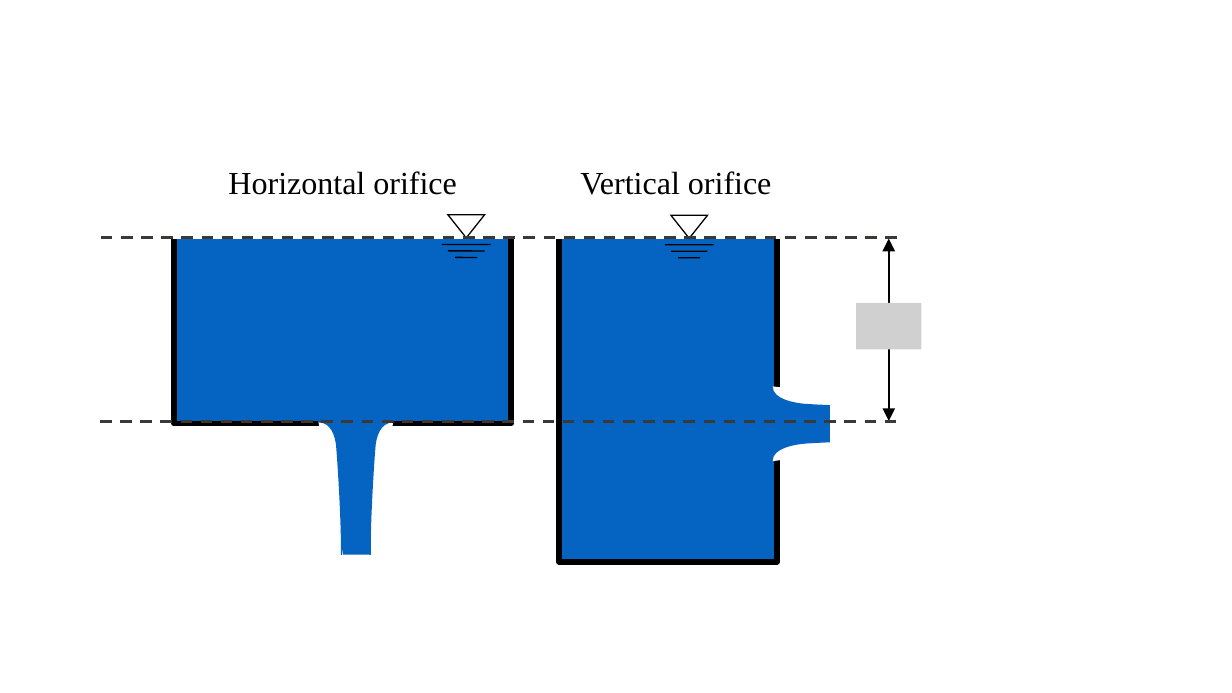
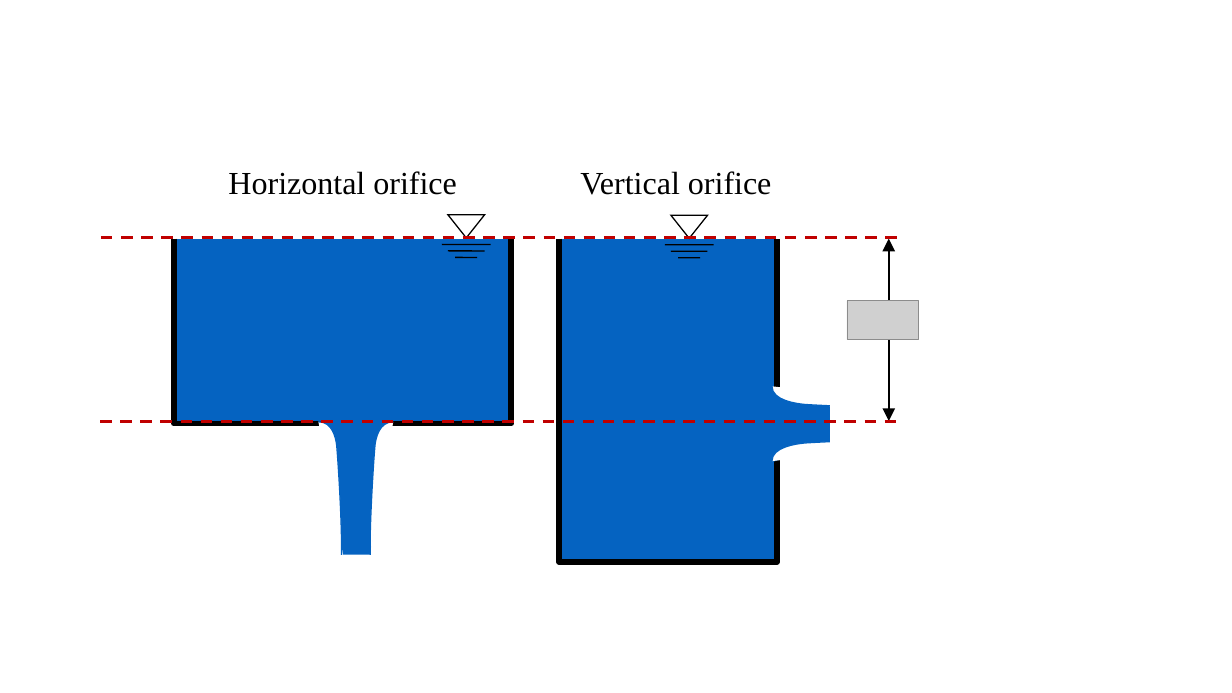
Before and after one commit to CEE-4540/python-tutorial-juandirection, a slide deck: slide 3 of AguaClara Water Treatment Plant Design/Summary Sheets/Diagrams.pptx. Drawn at 1232x693 pixels with LibreOffice and Linux fonts; fonts in the diff are those of the drawing; grey boxes stand for pictures. Boxes give left, top, right and bottom in pixels: in the first picture for what was removed or moved away, otherwise in the second. Text is boxed around its words. In the diff, an @@ line names an element or a change of style, - is before the commit and + after.

```diff
--- a/AguaClara Water Treatment Plant Design/Summary Sheets/Diagrams.pptx
+++ b/AguaClara Water Treatment Plant Design/Summary Sheets/Diagrams.pptx
@@ line (101, 238) - (905, 238): stroke #3B3838 2.25 pt dashed to #C00000 2.25 pt dashed @@
@@ picture: place and size @@
-picture at [857, 303, 922, 349]
+picture at [848, 301, 919, 340]
@@ line (100, 421) - (904, 421): stroke #3B3838 2.25 pt dashed to #C00000 2.25 pt dashed @@
```
Also in this commit, not shown: 4 other slides changed, 1 slide added, 9 other files.
